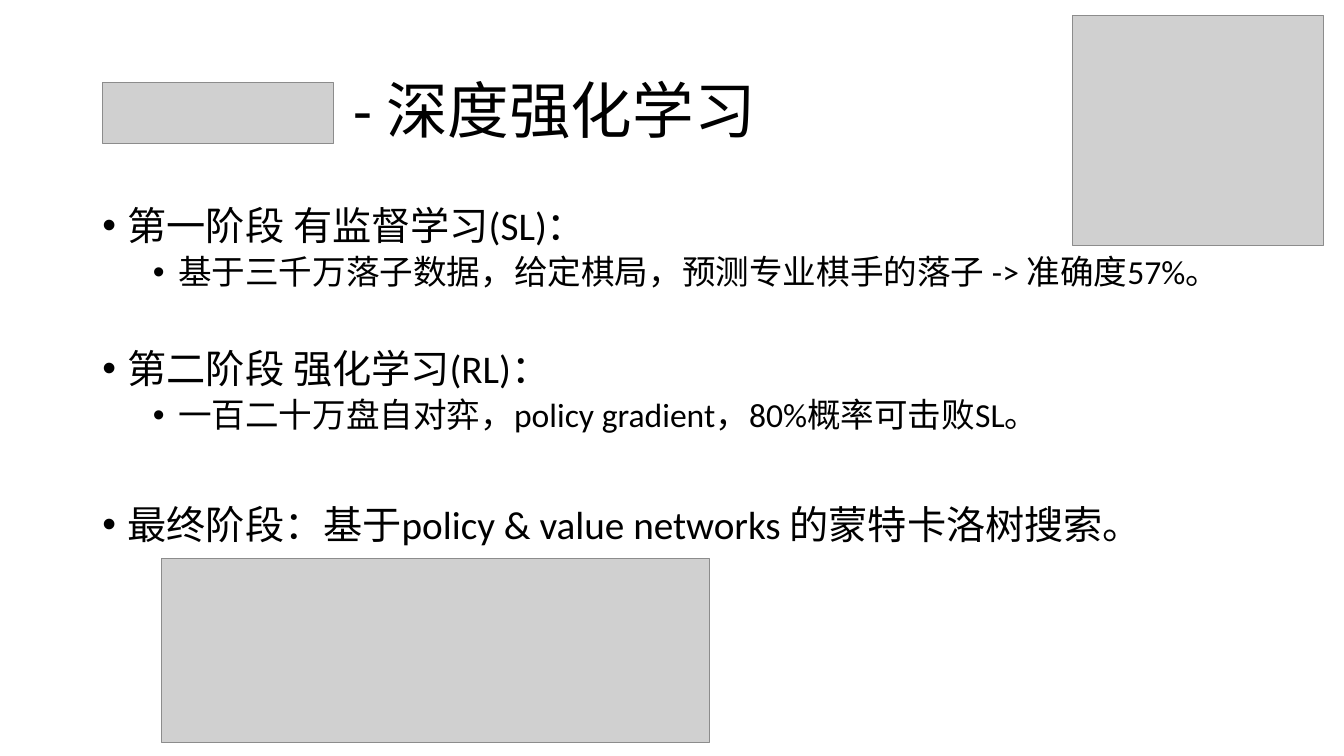
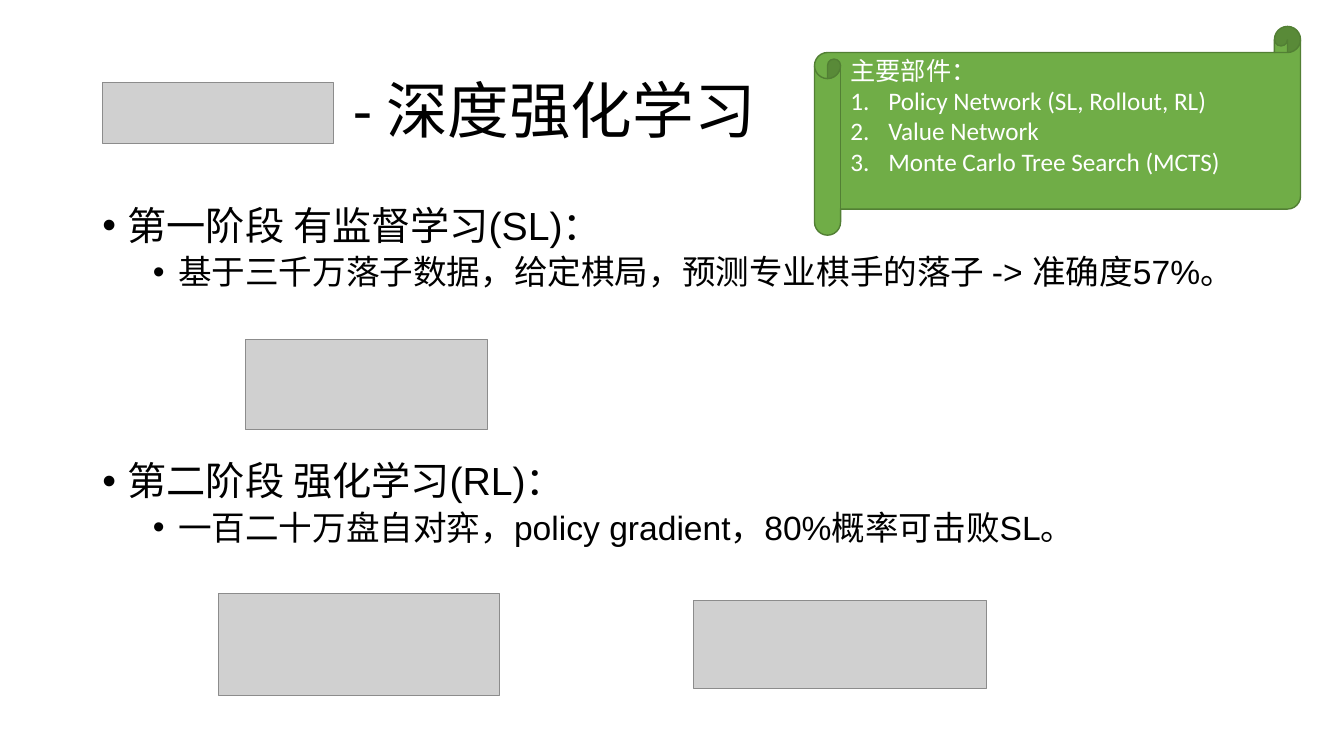
Before and after one commit to foamliu/Learning-DL, a slide deck: slide 7 of rl/RL.pptx. Drawn at 1344x756 pixels with LibreOffice and Linux fonts; fonts in the diff are those of the drawing; grey boxes stand for pictures. Boxes give left, top, right and bottom in pixels: in the first picture for what was removed or moved away, otherwise in the second. Text is boxed around its words. In the diff, an @@ line names an element or a change of style, - is before the commit and + after.

Commit message:
update RL slides

```diff
--- a/rl/RL.pptx
+++ b/rl/RL.pptx
@@ horizontal scroll added at (815,26,1301,235), fill #70AD47, outline #538035 1 pt, 18 pt, text #FFFFFF @@
+主要部件：
+1. Policy Network (SL, Rollout, RL)
+2. Value Network
+3. Monte Carlo Tree Search (MCTS)
@@ picture removed at (1073,16,1324,246) @@
@@ text "第一阶段 有监督学习(SL)：" at (128,207,1234,547): font Calibri to Arial @@
@@ picture added at (245,340,488,431) @@
@@ text at (128,506,1142,546): paragraph removed @@
-• 最终阶段：基于policy & value networks 的蒙特卡洛树搜索。
@@ picture removed at (161,559,709,742) @@
@@ picture added at (218,594,499,696) @@
@@ picture added at (694,600,987,689) @@
```
Also in this commit, not shown: 6 other slides changed, 2 slides added, 1 slide removed, 2 other files.
